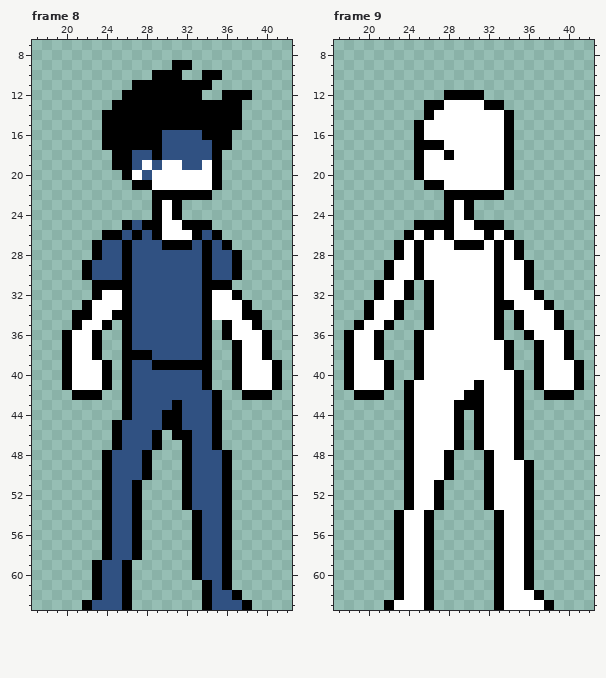
Pixel-art file -- Concept/characters_mockup1.aseprite. The first picture shows the starting point.
64x64 pixels, 11 frames. Shown: frame 8: x 17..42, y 7..63; frame 9: x 17..42, y 7..63. The commit also changed other frames, which this record leaves out.
Now the later version:
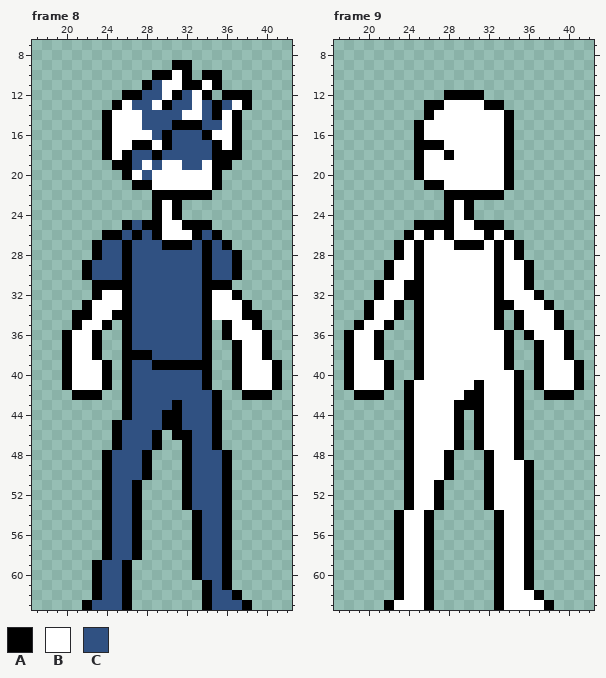
Palette (. is transparent): A #000000  B #ffffff  C #305182
The edit:
Frame 8:
The edit adds colour A in row 10 at x 32; in row 11 at x 35; in row 12 at x 34; in row 13 at x 38; in rows 16 to 17 at x 37; in row 18 at x 24 and 36 to 37.
The edit adds colour A in row 19 at x 36.
Colour C gives way to colour A in rows 16 to 17 at x 30.
Colour A gives way to colour B in row 10 at x 31; in row 11 at x 30 to 31 and 34; in row 12 at x 30 and 33; in row 13 at x 26, 29, 33 and 37; in row 14 at x 25 to 27, 32 to 33 and 36; in row 15 at x 25 to 27 and 36.
Colour A gives way to colour B in row 16 at x 25 to 28 and 35 to 36; in row 17 at x 25 to 26, 29 and 36; in row 18 at x 25.
Colour A gives way to colour C in row 11 at x 29; in row 12 at x 28 to 29 and 32; in row 13 at x 27 to 28, 31 to 32, 34 and 36; in row 14 at x 28 to 31 and 34; in row 15 at x 28 to 30 and 34 to 35; in row 16 at x 29.
Colour A is removed in row 11 at x 27.
Frame 9:
The edit adds colour A in rows 31 to 35 at x 25; in row 36 at x 34.
Colour A gives way to colour B in rows 31 to 35 at x 26; in row 36 at x 33.
Pixel boxes of the changes (left, top, right, bottom) in both pictures:
changed: (102, 70, 252, 170)
changed: (414, 280, 434, 330)
changed: (494, 330, 514, 340)
